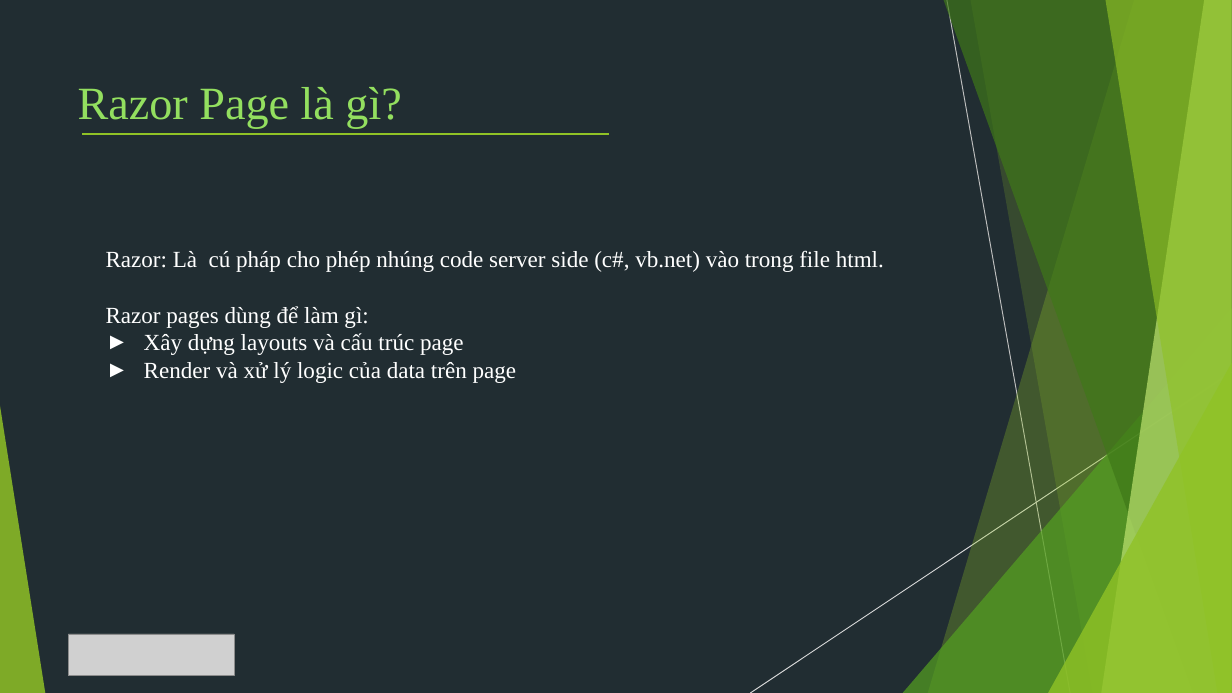
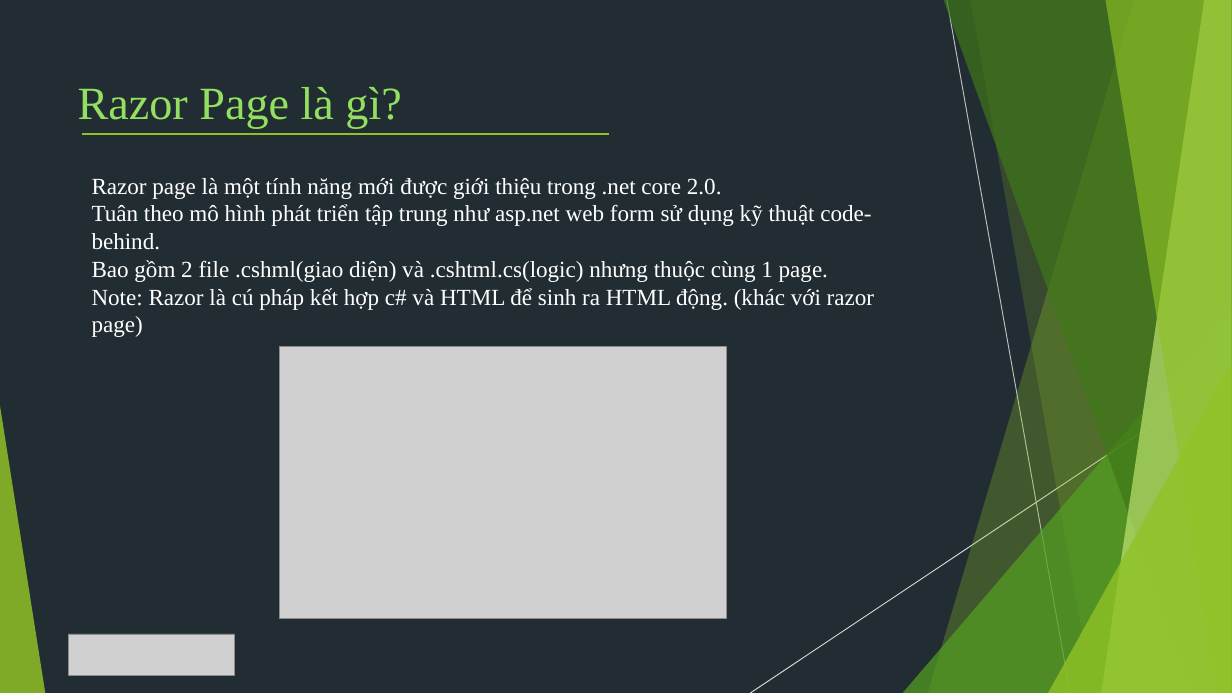
Before and after one commit to TechMarDay/RazorPage, a slide deck: slide 3 of Razor pages.pptx. Drawn at 1232x693 pixels with LibreOffice and Linux fonts; fonts in the diff are those of the drawing; grey boxes stand for pictures. Boxes give left, top, right and bottom in pixels: in the first picture for what was removed or moved away, otherwise in the second. Text is boxed around its words. In the diff, an @@ line names an element or a change of style, - is before the commit and + after.

Commit message:
Update slide

```diff
--- a/Razor pages.pptx
+++ b/Razor pages.pptx
@@ text at [92,178,874,337]: text changed @@
-Razor: Là cú pháp cho phép nhúng code server side (c#, vb.net) vào trong file html.
-Razor pages dùng để làm gì:
-► Xây dựng layouts và cấu trúc page
-► Render và xử lý logic của data trên page
+Razor page là một tính năng mới được giới thiệu trong .net core 2.0.
+Tuân theo mô hình phát triển tập trung như asp.net web form sử dụng kỹ thuật code-behind.
+Bao gồm 2 file .cshml(giao diện) và .cshtml.cs(logic) nhưng thuộc cùng 1 page.
+Note: Razor là cú pháp kết hợp c# và HTML để sinh ra HTML động. (khác với razor page)
@@ picture added at [279,347,726,618] @@
```
Also in this commit, not shown: 16 other slides changed, 4 slides added, 3 slides removed.
